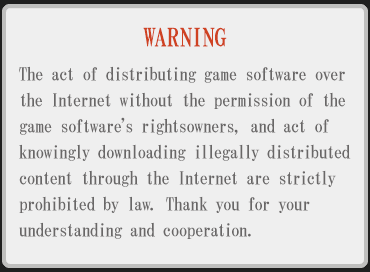
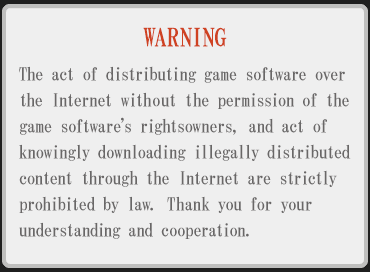
Layered file, before and after one edit (370 x 272). Changes by layer:
painted on "The act of distributing game software over the Internet without" over [53, 92, 349, 239]
